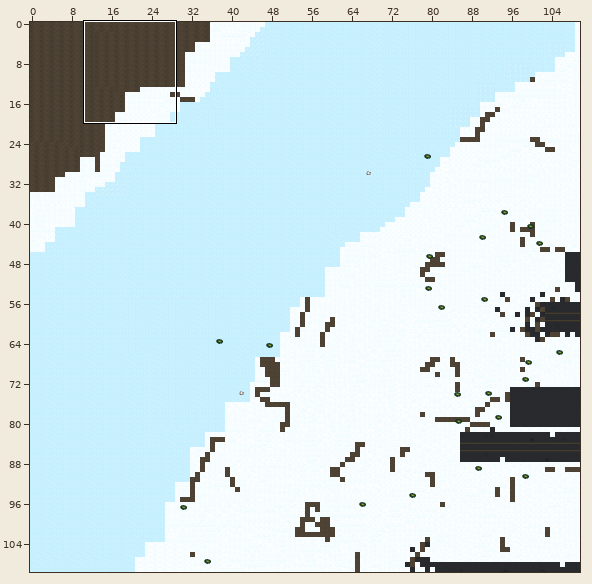
Two versions of a level (Tiled map, resources/locations/winter_island/winter_island_map.tmx). The picture above shows the old version from afar; the outline marks the close-up.
Close-up. Before the commit:
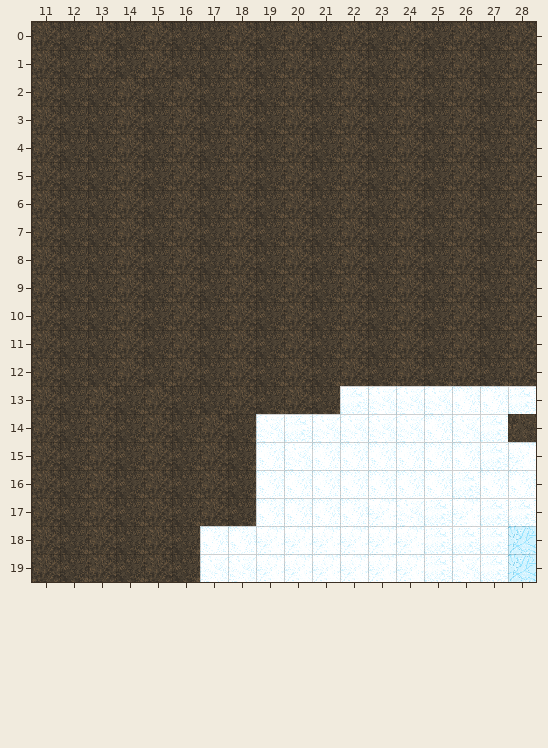
Cells are 32x32 px. Shown: x 11..28, y 0..19. The commit also changed other parts of the map, which this record leaves out.
New version:
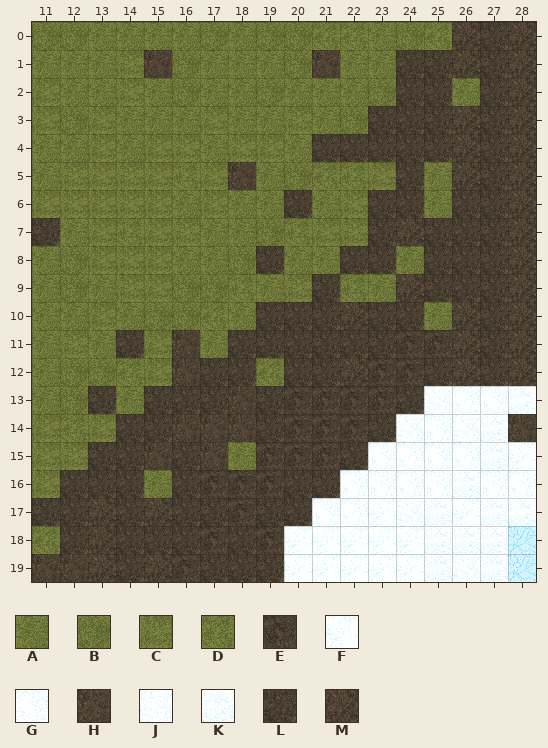
Key: from "Ground_as_tiles": A 190, B 191, C 235, D 236, E 370; from "Tileset": F 190, G 191, H 199, J 235, K 236, L 243, M 244.
_ is an empty cell.
Tiles replaced or removed in this view: F, G, J, K, L, M.
What changed:
Changed rows in their new state; . is an unchanged cell.
Layer "Ground":
first column x 11:
 0 BBAAAABABBDDABD.
 1 AAACHBAAABHAAL..
 2 CAACABAABAAABL.A
 3 CBCAAACAACAB.L..
 4 AACACCACCA.L.L..
 5 ACCCCDCHABDDCLA.
 6 CCCCCACAALAC.LAL
 7 LACDCCAABDCC...L
 8 ABCCCAAB.AAL.A.L
 9 ABACCBBDAC.DA..L
10 AACABBDA.L...LA.
11 ACALCHAL.L.L.EE.
12 ABBDCH.LDL..EE..
13 ABLAL..H.EEEEL..
14 CDC.LHHHLEEEL...
15 CCL.H.HAEEEL....
16 C.L.A.EEELL.....
17 L.....LELL......
18 D...L.ELE.......
19 HH...ELLL.......
Where, in picture pixels (left, top, right, bottom), the same in both close-ups:
changed: (32, 22, 480, 582)
